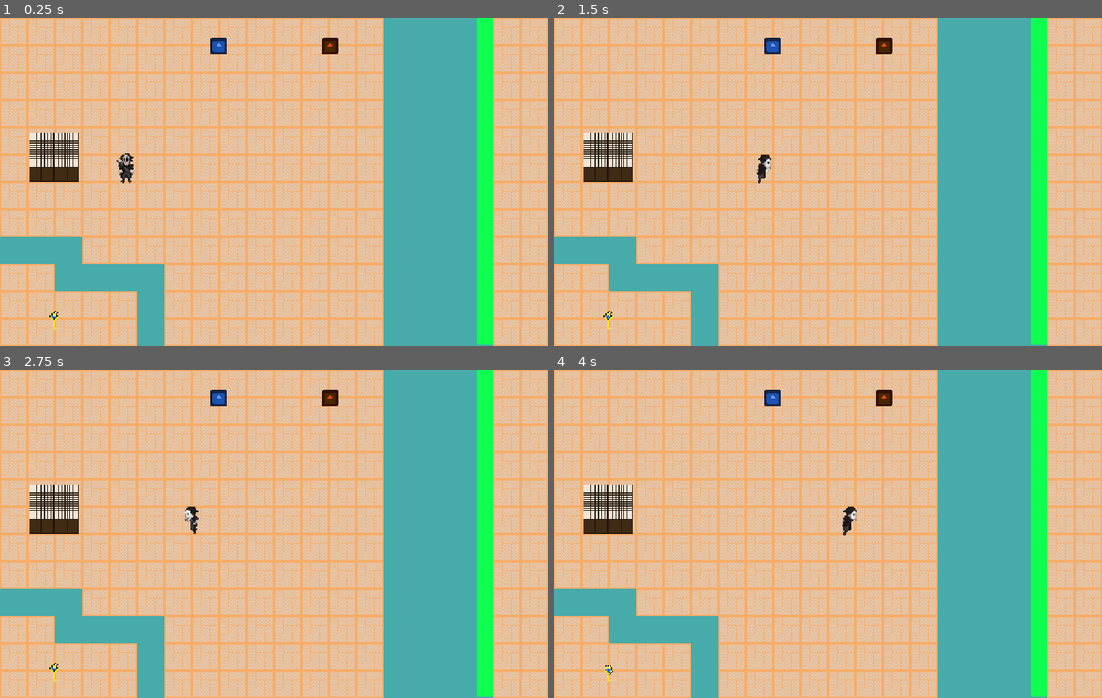
Above: before the commit, frames 1-4 (two rows, left to right).
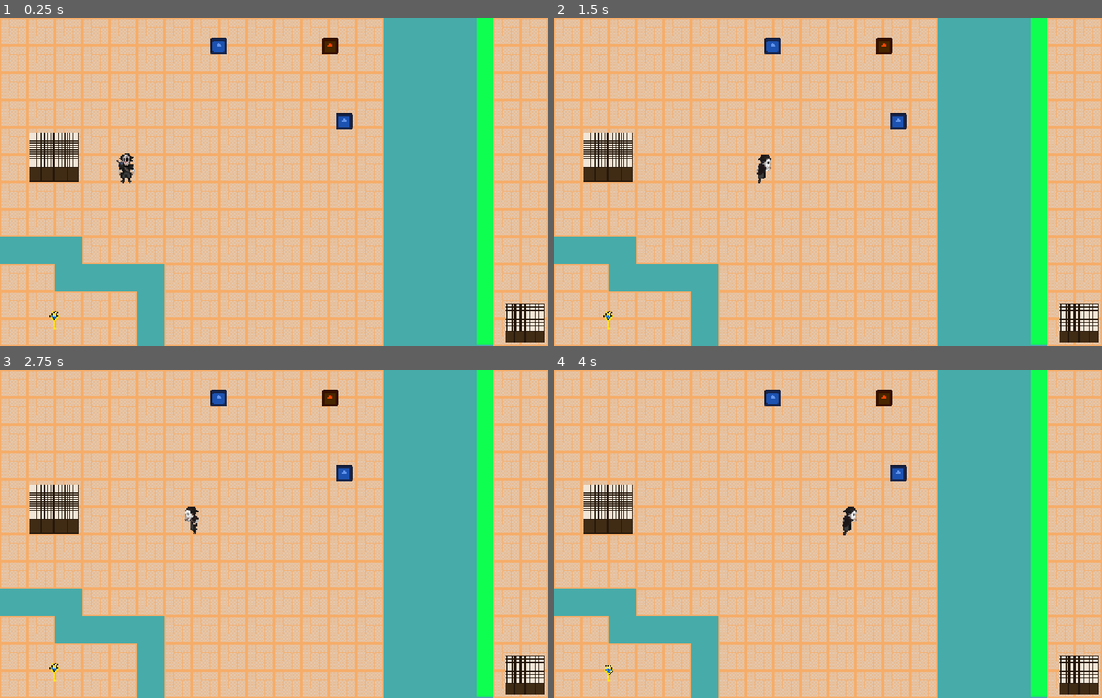
Above: after the commit, the same moments.

Repository: lajd-ufma/GGJ2026-game
Game: Godot game, scene res://playground/scenesPG/level_4.tscn
Same seed, same stepped clock (60 frames per second), same inputs: the game is played once before the commit and once after it. This scene is started directly instead of the project's main scene. The engine's default icon, where the game draws it, is replaced by a stand-in: a white triangle on a blue panel in a dark square.
Inputs:
- Up to frame 1 (0.25 s): no input
- Up to frame 2 (1.5 s): tap Enter (ui_accept) at 0.5, 0.77 s; hold J (shoot) 0.53-1.28 s; hold D (move_right) from 0.53 s (still down); tap Space (special) at 1.35 s
- Up to frame 3 (2.75 s): tap Enter (ui_accept) at 1.52 s; release D (move_right) at 2.03 s; hold A (move_left) from 2.03 s (still down); hold J (shoot) from 2.03 s (still down)
- Up to frame 4 (4 s): release A (move_left) at 2.78 s; release J (shoot) at 2.78 s; hold D (move_right) from 2.78 s (still down); tap Space (special) at 2.85 s; tap Enter (ui_accept) at 3.02, 3.77 s; hold J (shoot) from 3.53 s (still down)

The runs differ from the first frame. In frame 1, 1.0% of the frame differs, in the area x 61-100%, y 28-99%; in frame 2, 1.0%; in frame 3, 1.0%; in frame 4, 1.0%.

Commit message:
fix musics + fix cipo + fix level 4

Diff:
--- a/MusicManager.gd
+++ b/MusicManager.gd
@@ -3,7 +3,7 @@
 var audio_player: AudioStreamPlayer
 
 # Carregue sua música aqui
-var background_music = preload("res://playground/actorsPG/final_music.tscn")
+var background_music = preload("res://playground/actorsPG/background_music.tscn")
 
 func _ready():
 	# Criamos o player de áudio via código
--- /dev/null
+++ b/playground/actorsPG/final.gd
@@ -0,0 +1,12 @@
+extends Control
+
+
+# Called when the node enters the scene tree for the first time.
+func _ready() -> void:
+	MusicManager.stop_music()
+	$final_music.play()
+
+
+# Called every frame. 'delta' is the elapsed time since the previous frame.
+func _process(delta: float) -> void:
+	pass
--- a/playground/actorsPG/final.tscn
+++ b/playground/actorsPG/final.tscn
@@ -1,4 +1,7 @@
 [gd_scene format=3 uid="uid://17sremjji3s7"]
+
+[ext_resource type="Script" uid="uid://e01hrne8h37b" path="res://playground/actorsPG/final.gd" id="1_ah6t8"]
+[ext_resource type="PackedScene" uid="uid://dmboxh3ps5d73" path="res://playground/actorsPG/final_music.tscn" id="2_1alfm"]
 
 [node name="final" type="Control" unique_id=86178271]
 layout_mode = 3
@@ -7,3 +10,6 @@
 anchor_bottom = 1.0
 grow_horizontal = 2
 grow_vertical = 2
+script = ExtResource("1_ah6t8")
+
+[node name="final_music" parent="." unique_id=376132385 instance=ExtResource("2_1alfm")]
--- a/playground/scenesPG/cipo.gd
+++ b/playground/scenesPG/cipo.gd
@@ -12,7 +12,8 @@
 	print("ta queimando")
 	particles.emitting = true
 	set_collision_layer_value(8,false)
-	await get_tree().create_timer(5).timeout
+	await get_tree().create_timer(7).timeout
 	print("regenera")
 	particles.emitting = false
 	set_collision_layer_value(8,true)
+	print("sadas")
--- a/playground/scenesPG/cipo.tscn
+++ b/playground/scenesPG/cipo.tscn
@@ -8,7 +8,7 @@
 [sub_resource type="Gradient" id="Gradient_jn31i"]
 colors = PackedColorArray(0.9647059, 0.24313726, 0, 1, 1, 1, 0.14509805, 1)
 
-[node name="cipo" type="StaticBody2D" unique_id=858177106]
+[node name="cipo" type="StaticBody2D" unique_id=858177106 groups=["cipo"]]
 scale = Vector2(2, 2)
 collision_layer = 128
 script = ExtResource("1_jn31i")
--- a/playground/scenesPG/level_4.tscn
+++ b/playground/scenesPG/level_4.tscn
@@ -20,7 +20,8 @@
 [node name="level4" type="Node2D" unique_id=1502414711]
 
 [node name="portao" parent="." unique_id=964659488 instance=ExtResource("3_nl5wh")]
-position = Vector2(1232, 401)
+z_index = 1
+position = Vector2(1226, 715)
 next_scene_path = "res://playground/scenesPG/level_5.tscn"
 
 [node name="terreno" type="Node2D" parent="." unique_id=2050677777]
@@ -50,6 +51,10 @@
 position = Vector2(771, 66)
 scale = Vector2(1.5, 1.5)
 mask_element = 1
+
+[node name="generic_mask3" parent="." unique_id=120727531 instance=ExtResource("5_hk3bm")]
+position = Vector2(804, 242)
+scale = Vector2(1.5, 1.5)
 
 [node name="generic_mask2" parent="." unique_id=1381002373 instance=ExtResource("5_hk3bm")]
 position = Vector2(511, 66)
--- a/playground/scriptsPG/bullet.gd
+++ b/playground/scriptsPG/bullet.gd
@@ -14,7 +14,8 @@
 
 func _on_body_entered(body: Node2D) -> void:
 	direction = Vector2.ZERO
-	if body.name == "cipo":
+	if body.is_in_group("cipo"):
+		print("sadas")
 		body.emit_signal("tomou_fogo")
 	queue_free()
 #
--- a/project.godot
+++ b/project.godot
@@ -32,6 +32,8 @@
 [global_group]
 
 player=""
+portal=""
+cipo=""
 
 [input]
 
Not shown, added: playground/actorsPG/final.gd.uid
